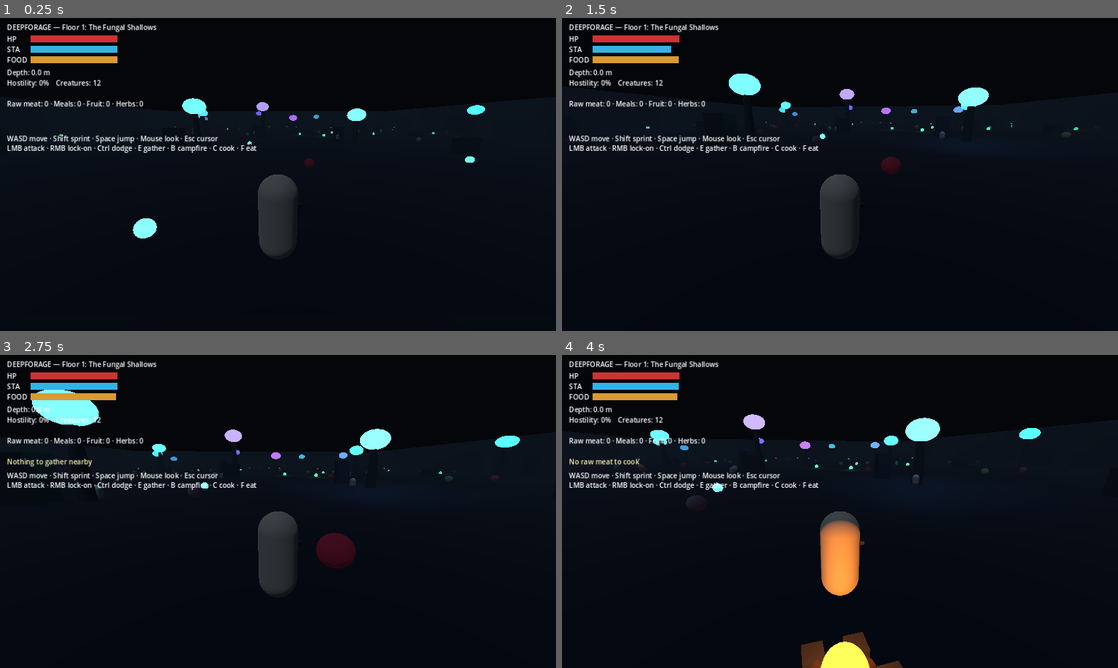
Above: before the commit, frames 1-4 (two rows, left to right).
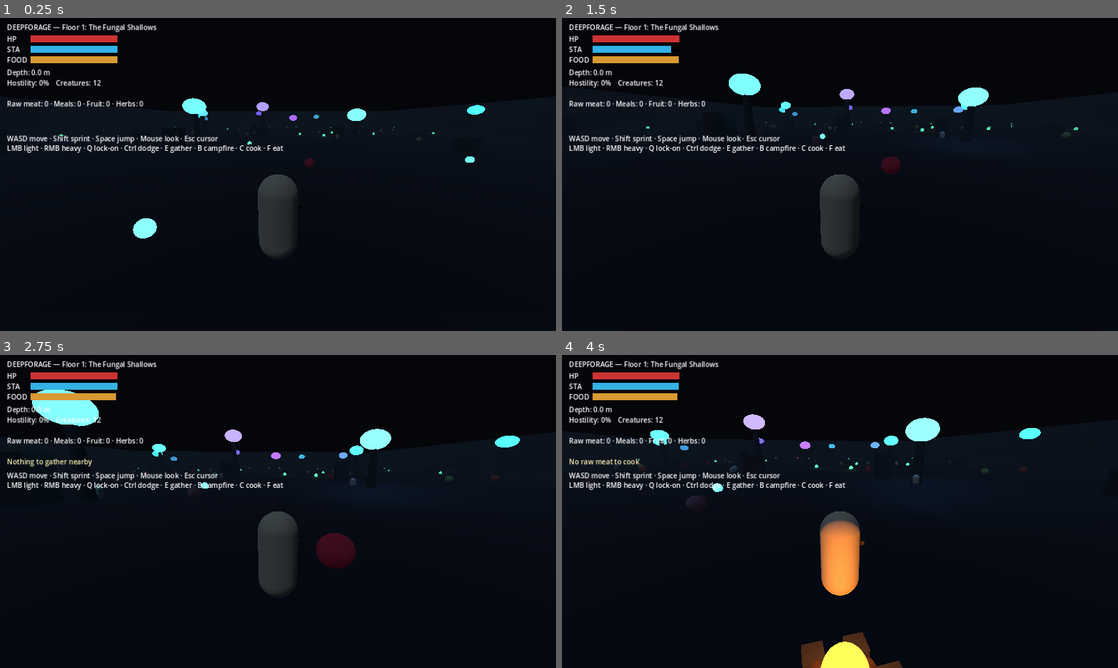
Above: after the commit, the same moments.

Repository: damienlangton70-hash/Ecosystem_dungeon
Game: Godot game, scene res://src/game/Main.tscn
Two runs of this game, one before a commit and one after it. Both use one fixed random seed, a clock stepped at 60 frames per second and the inputs below.
Inputs (mouse positions are in pixels of both pictures, inside the frame that each line leads up to):
- Up to frame 1 (0.25 s): no input
- Up to frame 2 (1.5 s): tap Enter at 0.5 s; move the mouse to (867, 174) at 0.52 s; hold W from 0.53 s (still down); tap Ctrl at 0.6 s; click (867, 174) at 0.67 s; tap Space at 0.77 s; move the mouse to (812, 174) at 1.27 s; tap Q at 1.35 s
- Up to frame 3 (2.75 s): keep holding W; tap Space at 1.52 s; move the mouse to (289, 505) at 2.02 s; tap E at 2.1 s
- Up to frame 4 (4 s): keep holding W; move the mouse to (834, 517) at 2.77 s; tap B at 2.85 s; click (834, 517) at 2.92 s; tap Space at 3.02, 3.77 s; move the mouse to (878, 514) at 3.52 s; tap C at 3.6 s

The runs differ from the first frame. In frame 1, 0.6% of the frame differs, in the area x 4-51%, y 40-44%; in frame 2, 0.6%; in frame 3, 0.6%; in frame 4, 0.6%.

Commit message:
hud: update control hints (RMB heavy, Q lock-on)

Diff:
--- a/src/game/Main.gd
+++ b/src/game/Main.gd
@@ -336,7 +336,7 @@
     help.position = Vector2(16, 266)
     layer.add_child(help)
     var help2 := Label.new()
-    help2.text = "LMB attack · RMB lock-on · Ctrl dodge · E gather · B campfire · C cook · F eat"
+    help2.text = "LMB light · RMB heavy · Q lock-on · Ctrl dodge · E gather · B campfire · C cook · F eat"
     help2.position = Vector2(16, 288)
     layer.add_child(help2)
 
